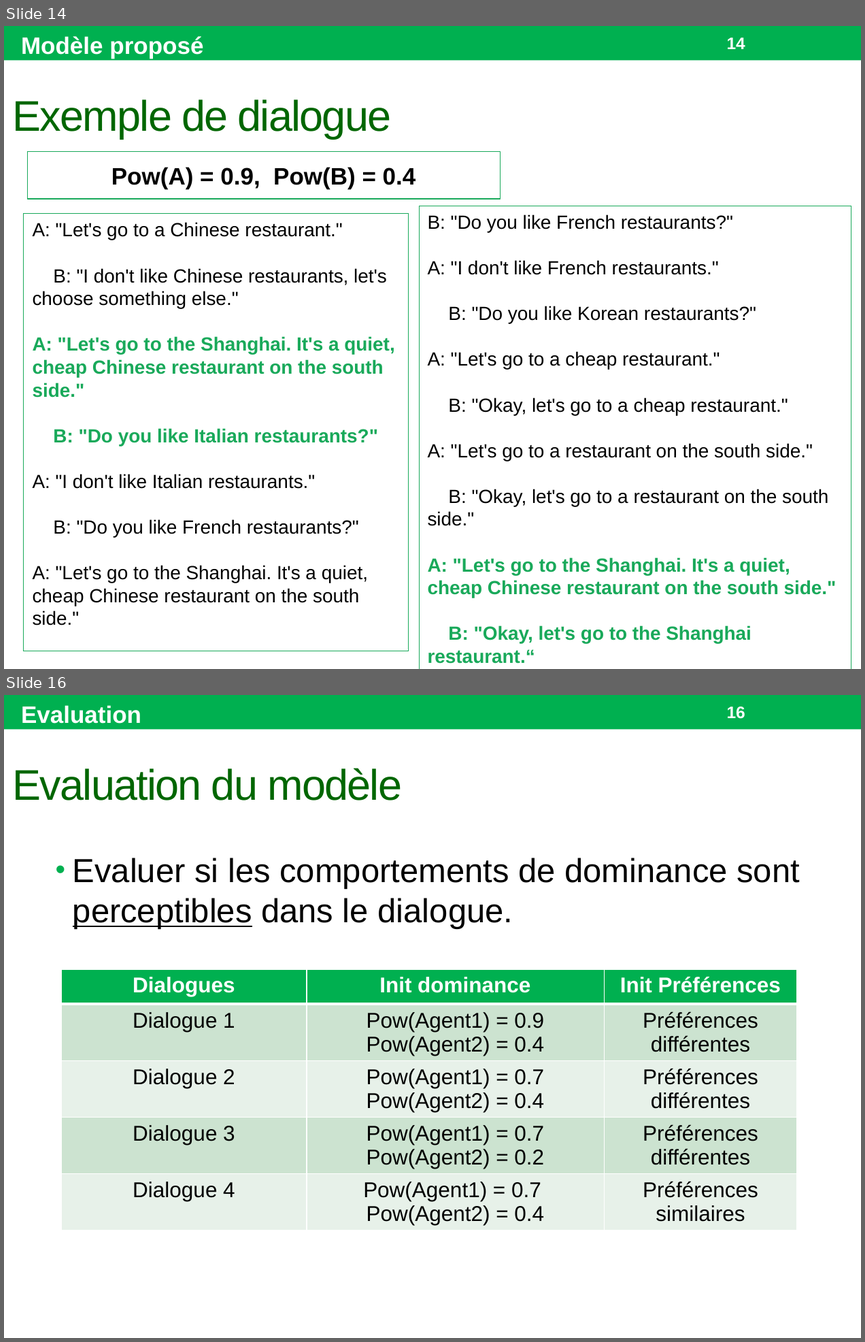
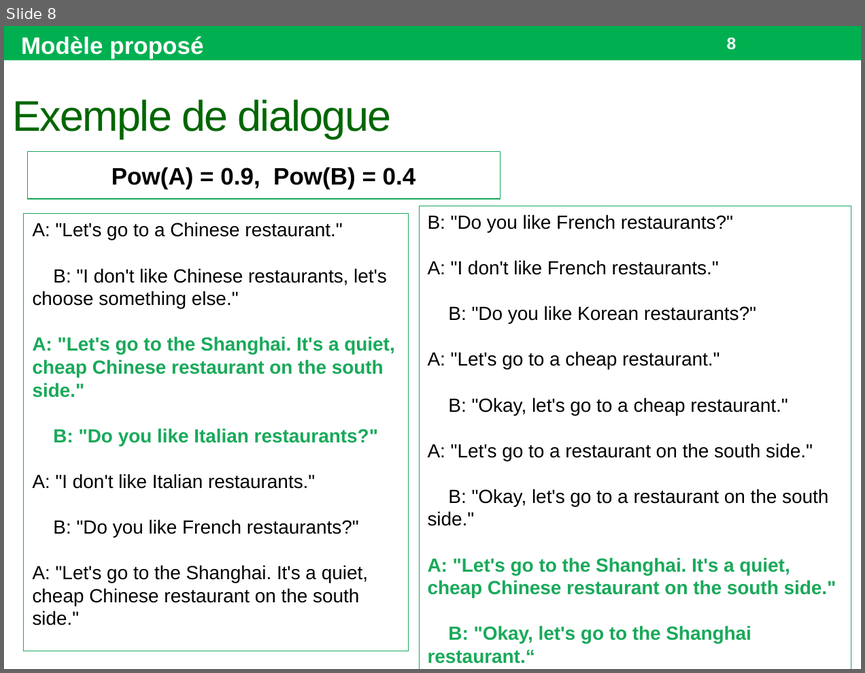
Before and after one commit to Olydia/Discolog, a slide deck: papers/Presentations/GT ACAI 17/GT.pptx. Shown one above the other, each under a label of ours: slides 14 and 16 before the commit, slide 8 after it; the slides between them are not shown. The pictures are 865x1342 and 865x673 pixels, drawn with LibreOffice and Linux fonts; fonts in the diff are those of the drawing. Boxes give left, top, right and bottom in pixels: in the first picture for what was removed or moved away, otherwise in the second. Text is boxed around its words. In the diff, an @@ line names an element or a change of style, - is before the commit and + after.

```diff
--- a/papers/Presentations/GT ACAI 17/GT.pptx
+++ b/papers/Presentations/GT ACAI 17/GT.pptx
@@ slide 16 removed at (4,695,861,1338), background #FFFFFF; not listed: 1 template element that a slide beside it also shows @@
@@ text removed at (21,705,141,724) @@
-Evaluation
@@ page number removed at (727,707,745,719) @@
-16
@@ title removed at (13,768,402,800) @@
-Evaluation du modèle
@@ text removed at (73,858,799,929) @@
-• Evaluer si les comportements de dominance sont perceptibles dans le dialogue.
@@ table removed at (61,969,797,1244), 5 rows, 3 columns @@
-Dialogues | Init dominance | Init Préférences
-Dialogue 1 | Pow(Agent1) = 0.9 Pow(Agent2) = 0.4 | Préférences différentes
-Dialogue 2 | Pow(Agent1) = 0.7 Pow(Agent2) = 0.4 | Préférences différentes
-Dialogue 3 | Pow(Agent1) = 0.7 Pow(Agent2) = 0.2 | Préférences différentes
-Dialogue 4 | Pow(Agent1) = 0.7 Pow(Agent2) = 0.4 | Préférences similaires
@@ what was slide 14 is now slide 8 @@
@@ page number at (727,38,736,50): text changed @@
-14
+8
```
Also in this commit, not shown: 5 slides changed, 5 slides added, 9 other slides removed, 2 other files.
